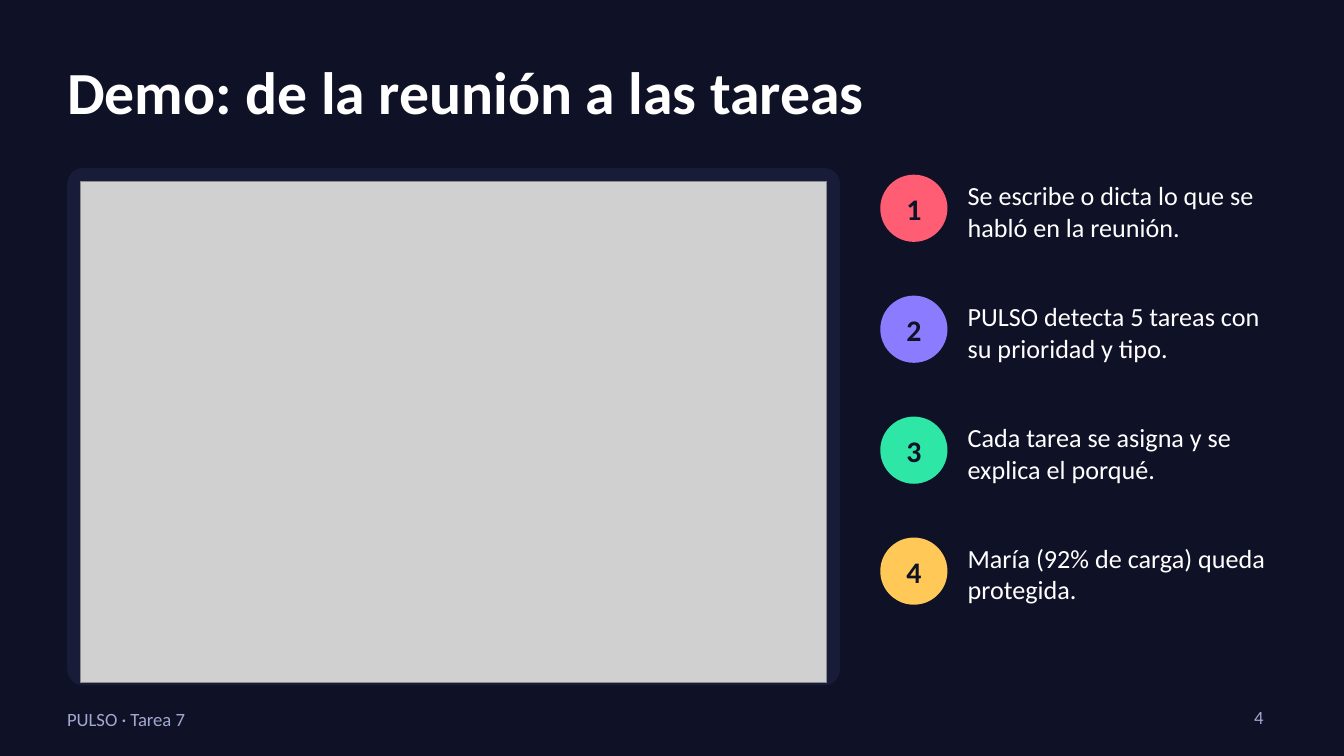
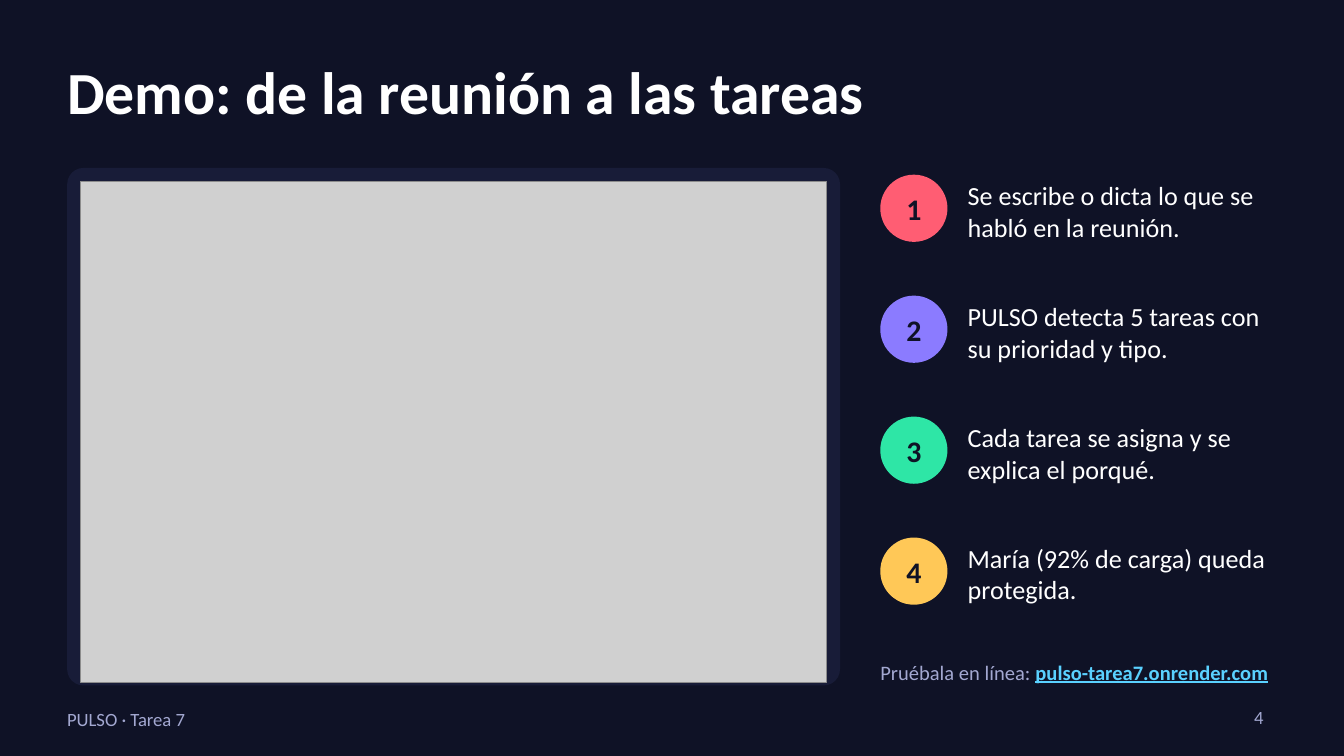
Before and after one commit to Naimer31/pulso-tarea7, a slide deck: slide 4 of PULSO_Tarea7.pptx. Drawn at 1344x756 pixels with LibreOffice and Linux fonts; fonts in the diff are those of the drawing; grey boxes stand for pictures. Boxes give left, top, right and bottom in pixels: in the first picture for what was removed or moved away, otherwise in the second. Text is boxed around its words. In the diff, an @@ line names an element or a change of style, - is before the commit and + after.

```diff
--- a/PULSO_Tarea7.pptx
+++ b/PULSO_Tarea7.pptx
@@ text added at box(880, 665, 1268, 684), 11 pt, text #5AD1FF, bold, underline @@
+Pruébala en línea: pulso-tarea7.onrender.com
```
Also in this commit, not shown: 1 other slide changed, 1 other file.
